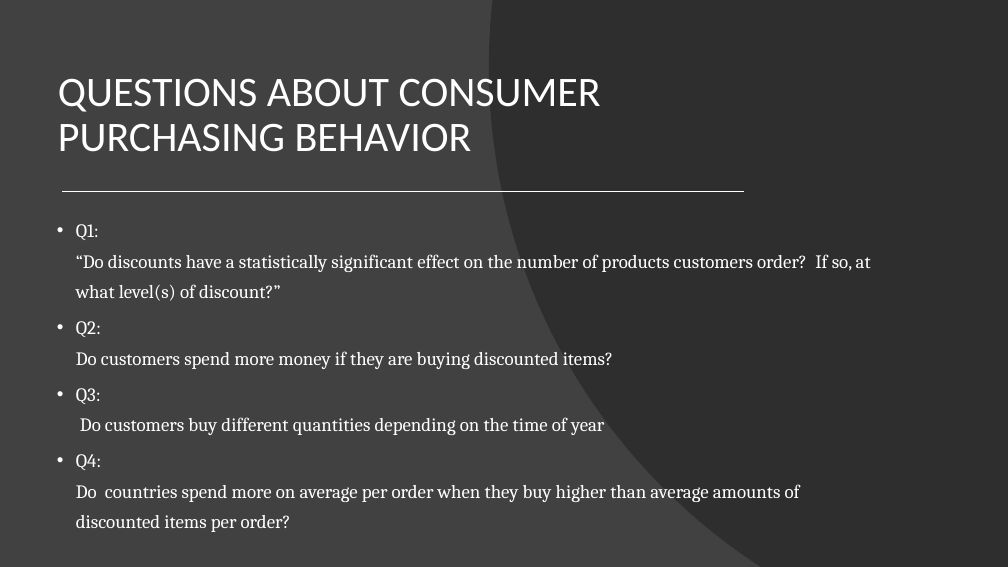
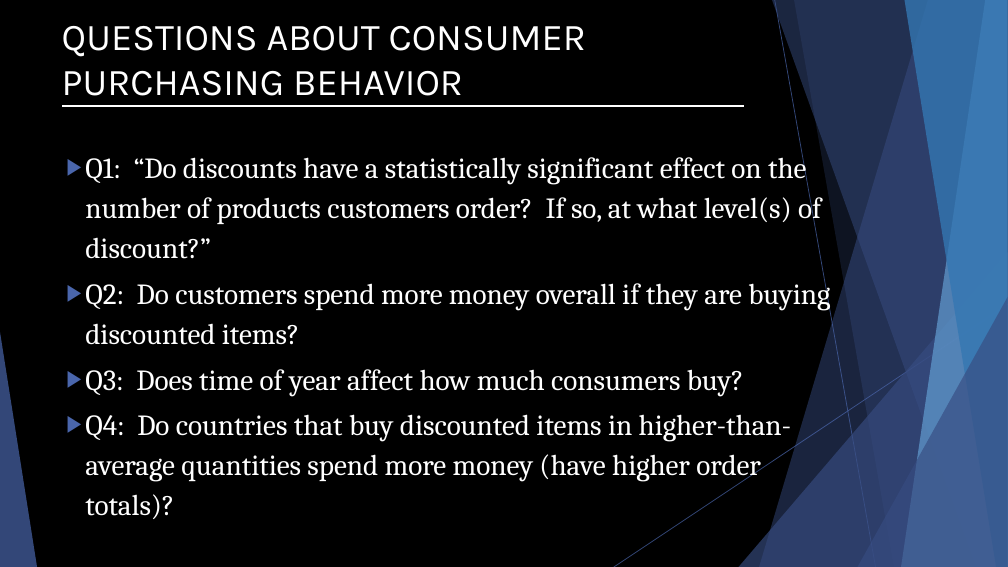
Before and after one commit to jirvingphd/dsc-2-final-project-online-ds-ft-021119, a slide deck: slide 2 of Northwind Sales Analysis + Recommendations.pptx. Drawn at 1008x567 pixels with LibreOffice and Linux fonts; fonts in the diff are those of the drawing. Boxes give left, top, right and bottom in pixels: in the first picture for what was removed or moved away, otherwise in the second. Text is boxed around its words. In the diff, an @@ line names an element or a change of style, - is before the commit and + after.

```diff
--- a/Northwind Sales Analysis + Recommendations.pptx
+++ b/Northwind Sales Analysis + Recommendations.pptx
@@ background #414141 to #000000 @@
@@ title "QUESTIONS ABOUT CONSUMER PURCHASING BEHAVIOR": place and size @@
-title "QUESTIONS ABOUT CONSUMER PURCHASING BEHAVIOR" at (58, 78, 601, 152)
+title "QUESTIONS ABOUT CONSUMER PURCHASING BEHAVIOR" at (62, 26, 586, 96)
@@ title "QUESTIONS ABOUT CONSUMER PURCHASING BEHAVIOR" at (62, 26, 586, 96): size 40 to 36 pt, font Calibri to Karla; line spacing 0.9 to 1 @@
@@ freeform shape removed at (489, 0, 1008, 567) @@
@@ line moved from (64, 191) - (744, 191) to (64, 106) - (744, 106) @@
@@ text "Q1: “Do discounts have a ...": place and size @@
-text "Q1: “Do discounts have a ..." at (76, 224, 871, 532)
+text "Q1: “Do discounts have a ..." at (85, 151, 830, 519)
@@ text at (85, 151, 821, 259): size 18 to 27.8 pt in "Q1: “Do discounts have a statistically significant ..."; bullet • to ▶; list level 2 to 1 in "Q1: “Do discounts have a ..."; line spacing 1.35 to 1.15 @@
@@ text at (85, 277, 830, 519): text changed; size 18 to 27.8 pt @@
-  • Q2:
-    Do customers spend more money if they are buying discounted items?
-  • Q3:
-    Do customers buy different quantities depending on the time of year
-  • Q4:
-    Do countries spend more on average per order when they buy higher than average amounts of discounted items per order?
+▶ Q2: Do customers spend more money overall if they are buying discounted items?
+▶ Q3: Does time of year affect how much consumers buy?
+▶ Q4: Do countries that buy discounted items in higher-than-average quantities spend more money (have higher order totals)?
@@ group added at (0, 0, 1008, 567): 5 freeform shapes, 3 triangles, 2 lines @@
```
Also in this commit, not shown: 6 other slides changed, 5 slides added, 6 slides removed, 54 other files.
